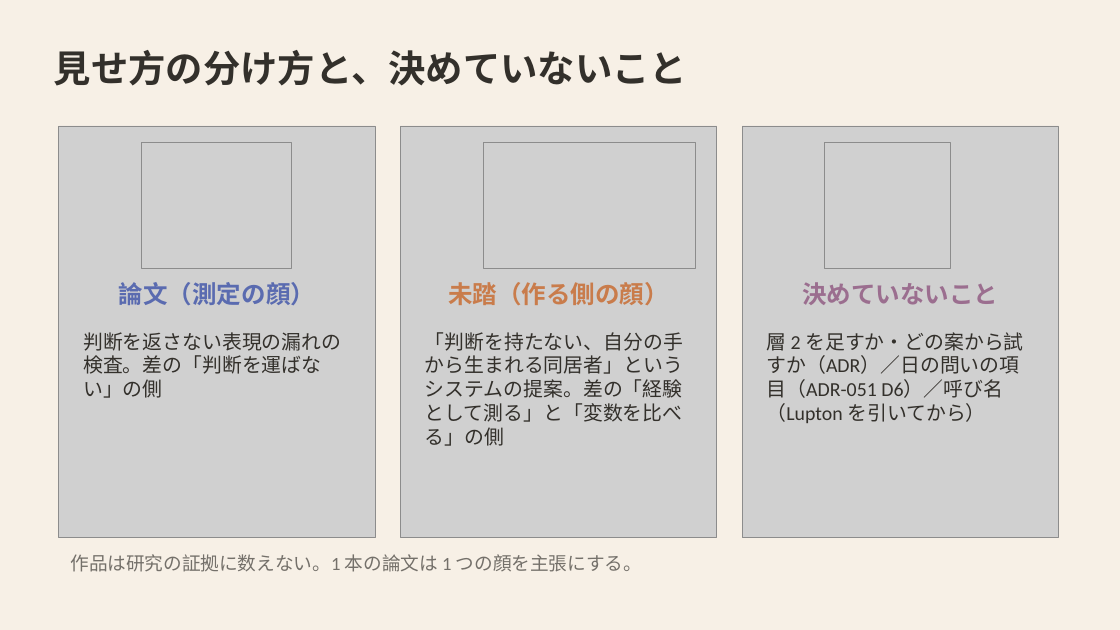
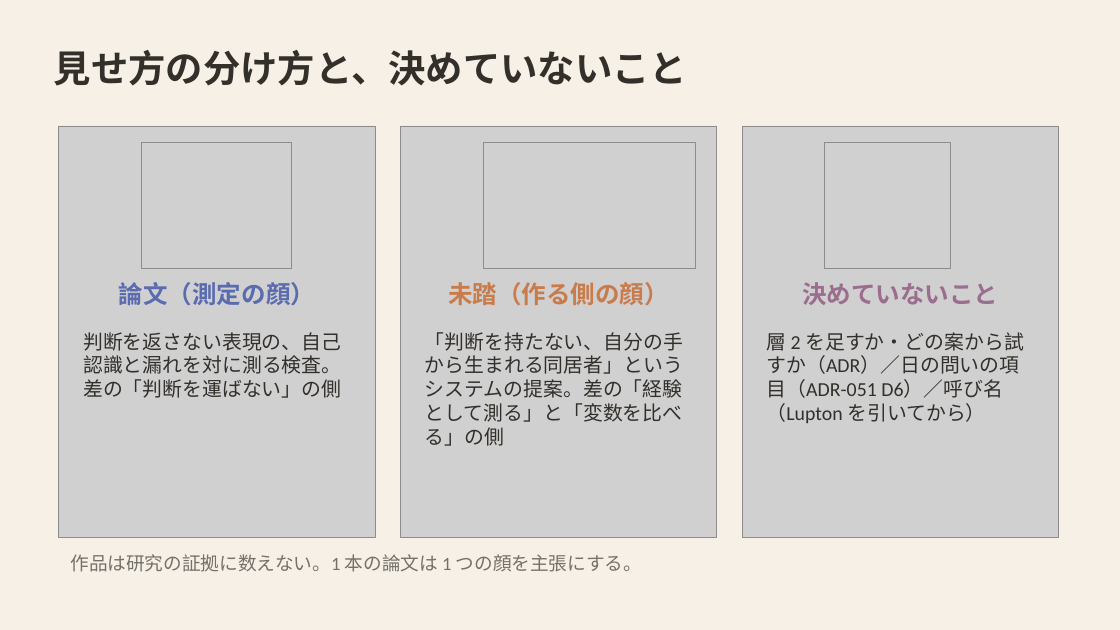
Before and after one commit to mikotomiura/GSE-prototype, a slide deck: slide 29 of docs/slides/project-overview/GSE_handmark_design.pptx (slide 22 before the commit). Drawn at 1120x630 pixels with LibreOffice and Linux fonts; fonts in the diff are those of the drawing; grey boxes stand for pictures. Boxes give left, top, right and bottom in pixels: in the first picture for what was removed or moved away, otherwise in the second. Text is boxed around its words. In the diff, an @@ line names an element or a change of style, - is before the commit and + after.

```diff
--- a/docs/slides/project-overview/GSE_handmark_design.pptx
+++ b/docs/slides/project-overview/GSE_handmark_design.pptx
@@ text at <box>83,332,341,398</box>: text changed @@
-判断を返さない表現の漏れの検査。差の「判断を運ばない」の側
+判断を返さない表現の、自己認識と漏れを対に測る検査。差の「判断を運ばない」の側
```
Also in this commit, not shown: 4 other slides changed, 7 slides added, 6 other files.
